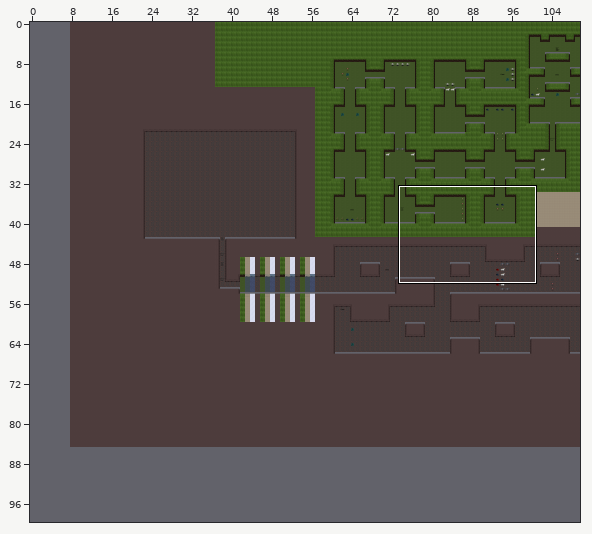
Tiled map: Tools/Working Level Editor/Final Level.tmx. Above: a wide view before the commit, with the close-up outlined.
Close-up. The starting point:
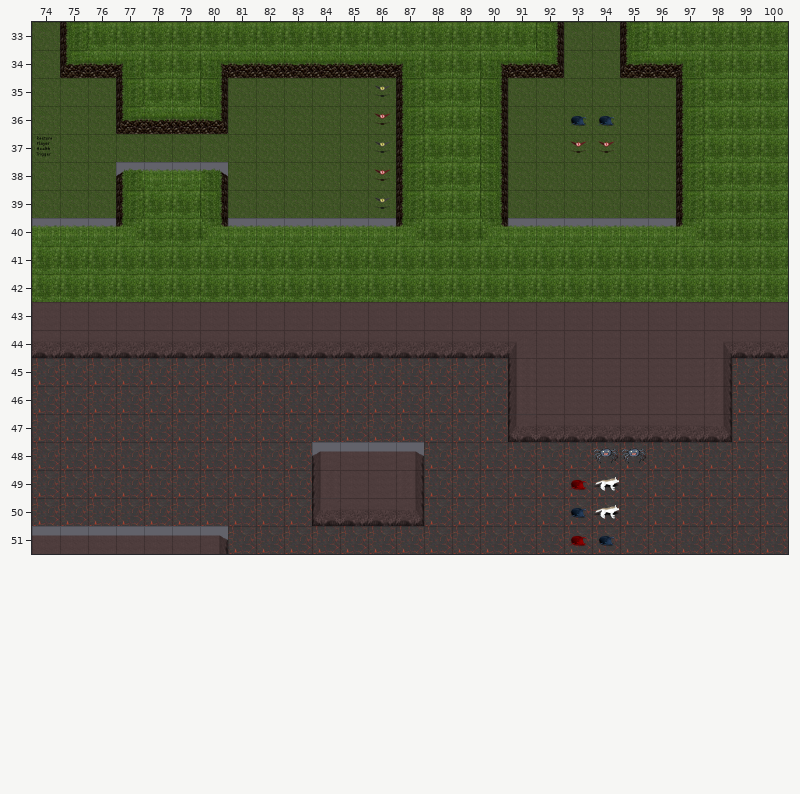
Cells are 64x64 px. Shown: x 74..100, y 33..51. The commit also changed other parts of the map, which this record leaves out. The old version is drawn lined up with the new one.
After:
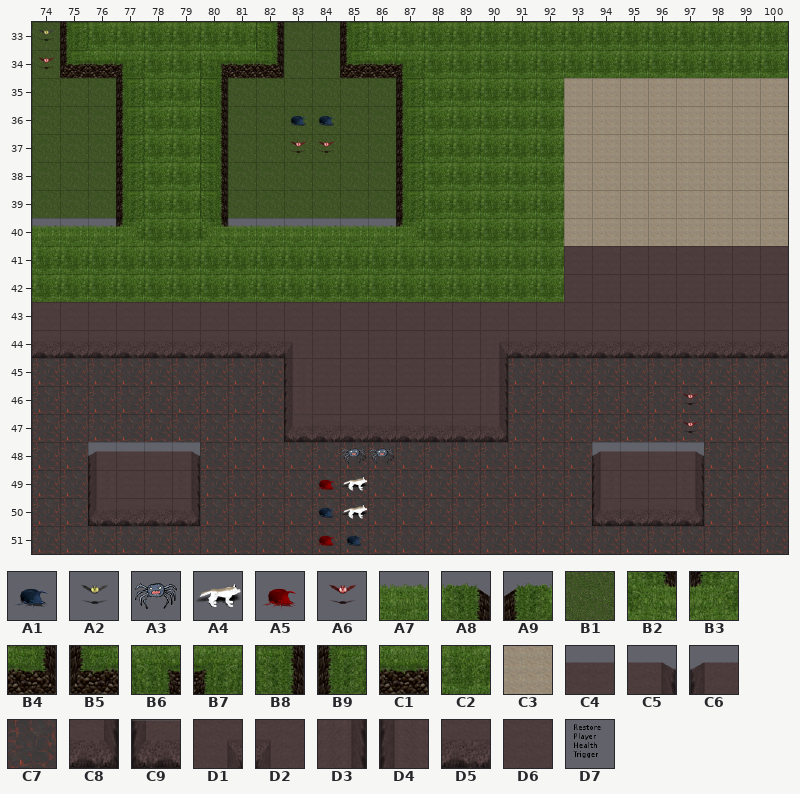
Key: from "Enemies": A1 0 "Beetle", A2 3 "ElectricBat", A3 5 "Spider", A4 9 "Frost Wolf", A5 13 "Fire Ant", A6 14 "Fire Bat"; from "Floors/Walls": A7 0 "Bottom", A8 1 "BottomConvexCorner", A9 2 "BottomConvexCorner", B1 3 "Floor", B2 4 "BottomCorner", B3 5 "BottomCorner", B4 6 "ConvexCorner", B5 7 "ConvexCorner", B6 8 "Corner", B7 9 "Corner", B8 10 "SideWall", B9 11 "SideWall", C1 12 "Wall", C2 13 "TopArea", C3 26 "TopArea", C4 28 "Bottom", C5 29 "BottomConvexCorner", C6 30 "BottomConvexCorner", C7 31 "Floor", C8 34 "ConvexCorner", C9 35 "ConvexCorner", D1 36 "Corner", D2 37 "Corner", D3 38 "SideWall", D4 39 "SideWall", D5 40 "Wall", D6 41 "TopArea"; from "Objects": D7 8 "Restore Player Health Tr".
__ is an empty cell.
Tiles replaced or removed in this view: A1, A2, A3, A4, A5, A6, A7, A8, A9, B1, B2, B3, B4, B5, B6, B7, B8, B9, C1, C2, C4, C5, C6, C7, C8, C9, D1, D2, D3, D4, D5, D6, D7.
See-through tiles are keyed as they look on the map.
The edit:
Changed rows in their new state; .. is an unchanged cell.
map size 173x85 -> 200x100 cells (old content now starts at 8,0; both pictures use the new coordinates)
Layer "Level":
first column x 74:
33 .. .. .. .. .. .. .. .. B8 B1 B1 B9 .. .. .. .. .. .. C2 C2 C2 C2 .. .. .. .. ..
34 .. .. .. .. .. .. .. .. B4 B1 B1 B5 .. .. .. .. C2 C2 C2 C2 C2 C2 C2 C2 .. .. ..
35 .. .. .. .. .. .. .. .. .. .. .. .. .. .. .. .. C2 C2 C2 C3 C3 C3 C3 C3 C3 C3 C3
36 .. .. .. B9 C2 C2 B8 .. .. .. .. .. .. .. .. .. C2 C2 C2 C3 C3 C3 C3 C3 C3 C3 C3
37 .. .. .. B9 C2 C2 B8 .. .. .. .. .. .. .. .. .. C2 C2 C2 C3 C3 C3 C3 C3 C3 C3 C3
38 .. .. .. B9 C2 C2 B8 .. .. .. .. .. .. .. .. .. C2 C2 C2 C3 C3 C3 C3 C3 C3 C3 C3
39 .. .. .. .. .. .. .. .. .. .. .. .. .. .. .. .. C2 C2 C2 C3 C3 C3 C3 C3 C3 C3 C3
40 .. .. .. .. .. .. .. .. .. .. .. .. .. .. .. .. C2 C2 C2 C3 C3 C3 C3 C3 C3 C3 C3
41 .. .. .. .. .. .. .. .. .. .. .. .. .. .. .. .. .. .. .. D6 D6 D6 D6 D6 D6 D6 D6
42 .. .. .. .. .. .. .. .. .. .. .. .. .. .. .. .. .. .. .. D6 D6 D6 D6 D6 D6 D6 D6
44 .. .. .. .. .. .. .. .. .. D2 D6 D6 D6 D6 D6 D6 D1 D5 D5 D5 D5 D5 D5 D5 D5 .. ..
45 .. .. .. .. .. .. .. .. .. D4 D6 D6 D6 D6 D6 D6 D3 C7 C7 C7 C7 C7 C7 C7 C7 .. ..
46 .. .. .. .. .. .. .. .. .. D4 D6 D6 D6 D6 D6 D6 D3 C7 C7 C7 C7 C7 C7 C7 C7 .. ..
47 .. .. .. .. .. .. .. .. .. C9 D5 D5 D5 D5 D5 D5 C8 C7 C7 C7 C7 C7 C7 C7 C7 .. ..
48 .. .. C6 C4 C4 C5 .. .. .. .. C7 C7 C7 C7 .. .. .. .. .. .. C6 C4 C4 C5 .. .. ..
49 .. .. D4 D6 D6 D3 .. .. .. .. C7 C7 C7 C7 .. .. .. .. .. .. D4 D6 D6 D3 .. .. ..
50 .. .. C9 D5 D5 C8 .. .. .. .. C7 C7 C7 C7 .. .. .. .. .. .. C9 D5 D5 C8 .. .. ..
51 C7 C7 C7 C7 C7 C7 C7 .. .. .. .. .. .. .. .. .. .. .. .. .. .. .. .. .. .. .. ..
Layer "Enemies":
first column x 74:
33 A2 .. .. .. .. .. .. .. .. .. .. .. .. .. .. .. .. .. .. .. ..
34 A6 .. .. .. .. .. .. .. .. .. .. .. .. .. .. .. .. .. .. .. ..
35 .. .. .. .. .. .. .. .. .. .. .. .. __ .. .. .. .. .. .. .. ..
36 .. .. .. .. .. .. .. .. .. A1 A1 .. __ .. .. .. .. .. .. __ __
37 .. .. .. .. .. .. .. .. .. A6 A6 .. __ .. .. .. .. .. .. __ __
38 .. .. .. .. .. .. .. .. .. .. .. .. __ .. .. .. .. .. .. .. ..
39 .. .. .. .. .. .. .. .. .. .. .. .. __ .. .. .. .. .. .. .. ..
first column x 84:
46 .. .. .. .. .. .. .. .. .. .. .. .. .. A6
47 .. .. .. .. .. .. .. .. .. .. .. .. .. A6
48 .. A3 A3 .. .. .. .. .. .. .. .. .. .. ..
49 A5 A4 .. .. .. .. .. .. .. .. .. .. .. ..
50 A1 A4 .. .. .. .. .. .. .. .. .. .. .. ..
51 A5 A1 .. .. .. .. .. .. .. .. .. .. .. ..
Layer "Objects":
first column x 74:
37 __
first column x 93:
48 .. __ __
49 __ __ ..
50 __ __ ..
51 __ __ ..
Changed places in both close-ups, as pixel boxes (x1, y1, x2, y2):
added: (38, 29, 54, 69)
changed: (256, 22, 390, 209)
changed: (480, 22, 788, 302)
changed: (116, 106, 228, 190)
removed: (36, 136, 52, 157)
changed: (284, 341, 732, 547)
changed: (32, 442, 228, 554)
